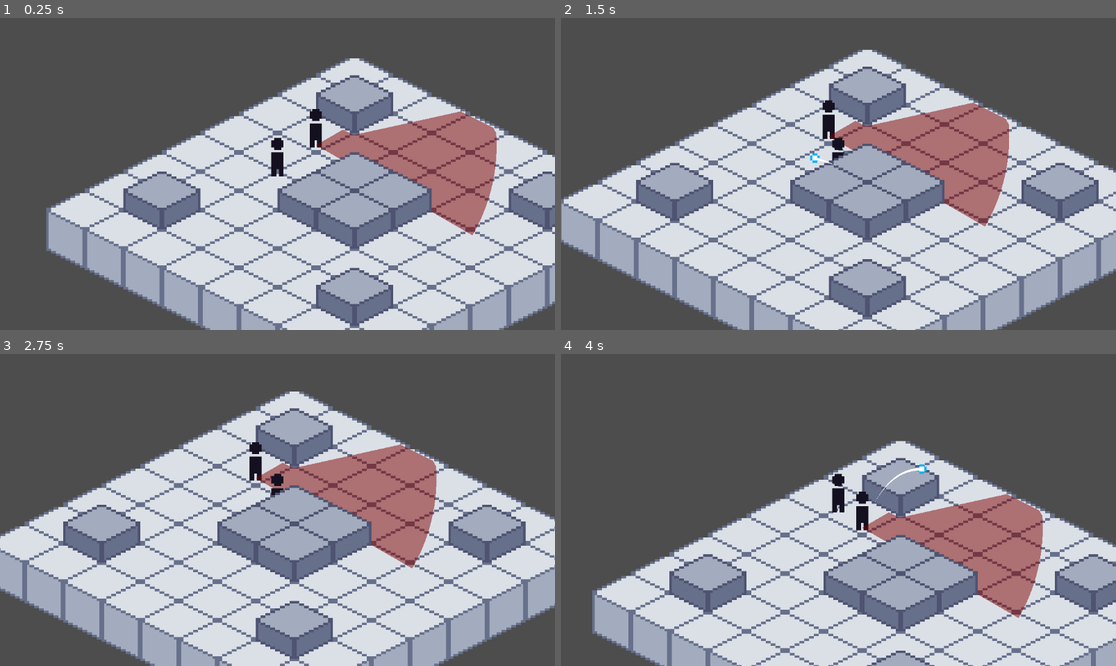
Above: before the commit, frames 1-4 (two rows, left to right).
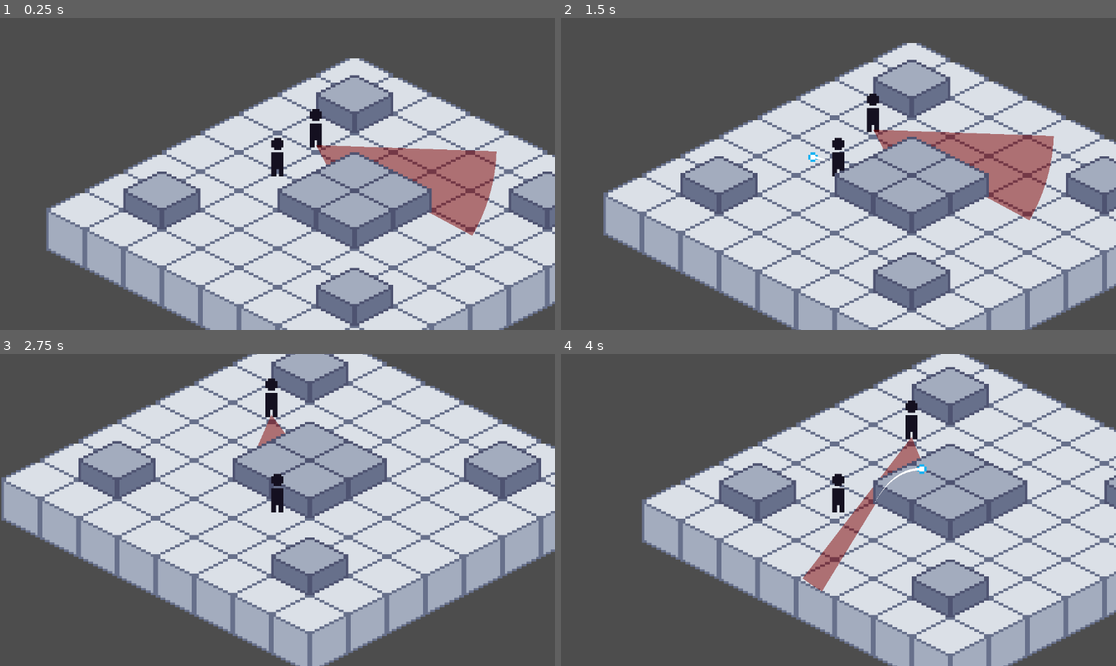
Above: after the commit, the same moments.

Repository: Brooklyn-Dev/stealth-game
Game: Godot game, scene res://Scenes/Game.tscn
The game is run twice, just before and just after one commit, with the same random seed, the same clock (stepped at 60 frames per second) and the same inputs.
Inputs (mouse positions are in pixels of both pictures, inside the frame that each line leads up to):
- Up to frame 1 (0.25 s): no input
- Up to frame 2 (1.5 s): tap Enter at 0.5 s; move the mouse to (960, 158) at 0.52 s; hold Right (ui_right) 0.53-1.28 s; click (960, 158) at 0.6 s; move the mouse to (727, 189) at 1.27 s; hold Down (ui_down) from 1.28 s (still down); click (727, 189) at 1.35 s
- Up to frame 3 (2.75 s): move the mouse to (333, 441) at 2.02 s; release Down (ui_down) at 2.03 s; hold Right (ui_right) from 2.03 s (still down); click (333, 441) at 2.1 s
- Up to frame 4 (4 s): move the mouse to (810, 572) at 2.77 s; release Right (ui_right) at 2.78 s; hold Up (ui_up) 2.78-3.53 s; click (810, 572) at 2.85 s; move the mouse to (1005, 556) at 3.52 s; hold Left (ui_left) from 3.53 s (still down); click (1005, 556) at 3.6 s

The runs differ from the first frame. In frame 1, 2.6% of the frame differs, in the area x 56-90%, y 29-70%; in frame 2, 45%; in frame 3, 67%, in the area x 0-100%, y 0-100%; in frame 4, 61%.

Commit message:
feat: add enemy "investigation" and vision editor tool

Diff:
--- a/Scenes/Game.tscn
+++ b/Scenes/Game.tscn
@@ -25,12 +25,13 @@
 tile_map_data = PackedByteArray("AAAAAPz/AAACAAAAAAD7//z/AAACAAAAAAD7/wEAAAACAAAAAAD9////AAACAAAAAAD9//7/AAACAAAAAAD+//7/AAACAAAAAAD+////AAACAAAAAAAAAAEAAAACAAAAAAA=")
 tile_set = ExtResource("1_ibkli")
 
-[node name="Player" parent="Y-Sort" node_paths=PackedStringArray("tileMapLayer") instance=ExtResource("2_qbsmt")]
+[node name="Player" parent="Y-Sort" instance=ExtResource("2_qbsmt")]
 position = Vector2(-32, -24)
-tileMapLayer = NodePath("../TileMap/Layer 1")
 
 [node name="Camera2D" type="Camera2D" parent="Y-Sort/Player"]
 zoom = Vector2(5, 5)
 
 [node name="Enemy" parent="Y-Sort" instance=ExtResource("4_kldst")]
 position = Vector2(-16, -36)
+facing_degrees = 32.0
+facing_direction = Vector2(0.848048, 0.529919)
--- a/Scenes/enemy/enemy.gd
+++ b/Scenes/enemy/enemy.gd
@@ -1,20 +1,56 @@
+@tool
 extends CharacterBody2D
 
 @onready var raycast = $RayCast2D
 
+@export_range(0, 360) var facing_degrees := 0.0 : set = set_facing_degrees
+@export var facing_direction := Vector2.RIGHT
+var original_facing: Vector2
+var target_facing := Vector2.RIGHT
+
 @export var vision_range := 75.0
 @export var vision_angle := 60.0
-@export var facing_direction := Vector2.RIGHT
 @export var vision_rays := 32
+
+@export var hearing_range := 75.0
+@export var investigate_time := 3.0
+var investigating := false
+var investigate_timer: float
 
 var player: Node2D
 
+func set_facing_degrees(value: float):
+	facing_degrees = value
+	facing_direction = Vector2.RIGHT.rotated(deg_to_rad(value))
+	queue_redraw()
+
 func _ready():
+	original_facing = facing_direction
+
 	player = get_node("../Player")
+	if player:
+		player.orb_thrown.connect(_on_orb_thrown)
+
+func _process(delta):
+	if Engine.is_editor_hint():
+		return
+
+	if investigating:
+		facing_direction = facing_direction.lerp(target_facing, 5.0 * delta)
+		investigate_timer -= delta
+		if investigate_timer <= 0:
+			target_facing = original_facing
+			investigating = false
+	else:
+		facing_direction = facing_direction.lerp(original_facing, 2.0 * delta)
 
 func _physics_process(delta):
+	if Engine.is_editor_hint():
+		return
+
 	if _can_see_player():
-		print("Spotted!")
+		get_tree().reload_current_scene()
+
 	queue_redraw()
 
 func _can_see_player() -> bool:
@@ -54,3 +90,9 @@
 		points.append(end_point)
 
 	draw_colored_polygon(points, Color.RED * 0.5)
+
+func _on_orb_thrown(world_pos: Vector2):
+	if global_position.distance_to(world_pos) <= hearing_range:
+		investigating = true
+		investigate_timer = investigate_time
+		target_facing = (world_pos - global_position).normalized()
--- a/scenes/player/player.gd
+++ b/scenes/player/player.gd
@@ -2,9 +2,9 @@
 
 @export var speed := 32.0
 @export var orbSpeed := 80.0
+@export var orbScene: PackedScene
 
-@export var tileMapLayer: TileMapLayer
-@export var orbScene: PackedScene
+signal orb_thrown(position: Vector2)
 
 func throw_orb(target: Vector2) -> void:
 	var tween = create_tween()
@@ -27,8 +27,7 @@
 	orb.global_position = pos
 
 func orb_landed(pos: Vector2, orb: Node2D):
-	var tile = tileMapLayer.local_to_map(tileMapLayer.to_local(pos))
-	print("Hit tile: ", tile)
+	orb_thrown.emit(pos)
 	orb.queue_free()
 
 func _process(delta: float) -> void:
